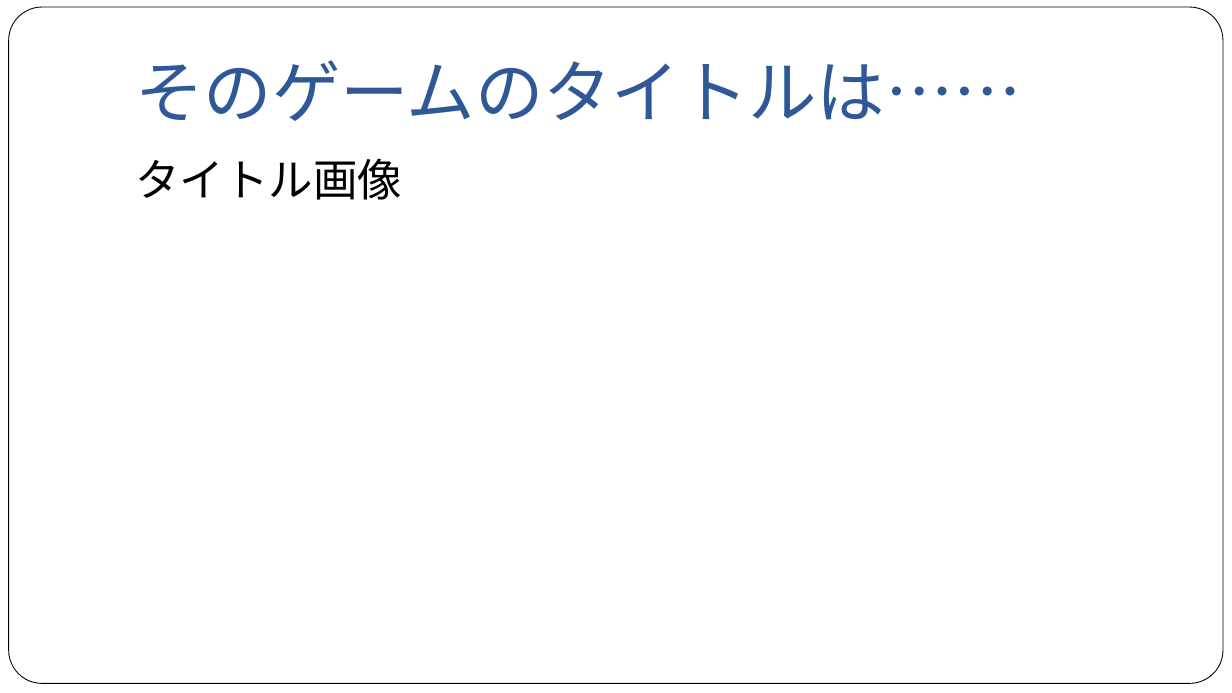
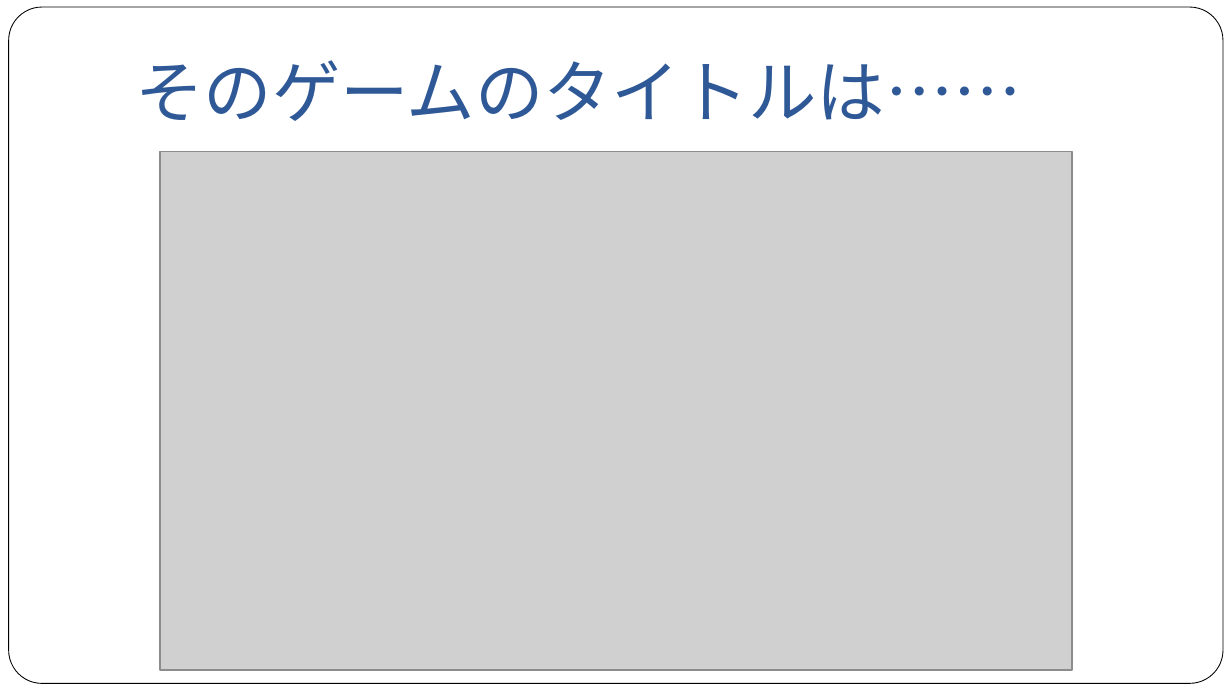
Before and after one commit to NyamLand/VSRPG, a slide deck: slide 8 of 仕様/プレゼンテーション/第一回発表.pptx. Drawn at 1232x693 pixels with LibreOffice and Linux fonts; fonts in the diff are those of the drawing; grey boxes stand for pictures. Boxes give left, top, right and bottom in pixels: in the first picture for what was removed or moved away, otherwise in the second. Text is boxed around its words. In the diff, an @@ line names an element or a change of style, - is before the commit and + after.

```diff
--- a/仕様/プレゼンテーション/第一回発表.pptx
+++ b/仕様/プレゼンテーション/第一回発表.pptx
@@ text removed at (x1=135, y1=158, x2=402, y2=200) @@
-タイトル画像
@@ picture added at (x1=160, y1=152, x2=1072, y2=670) @@
```
Also in this commit, not shown: 2 other slides changed, 17 other files.
